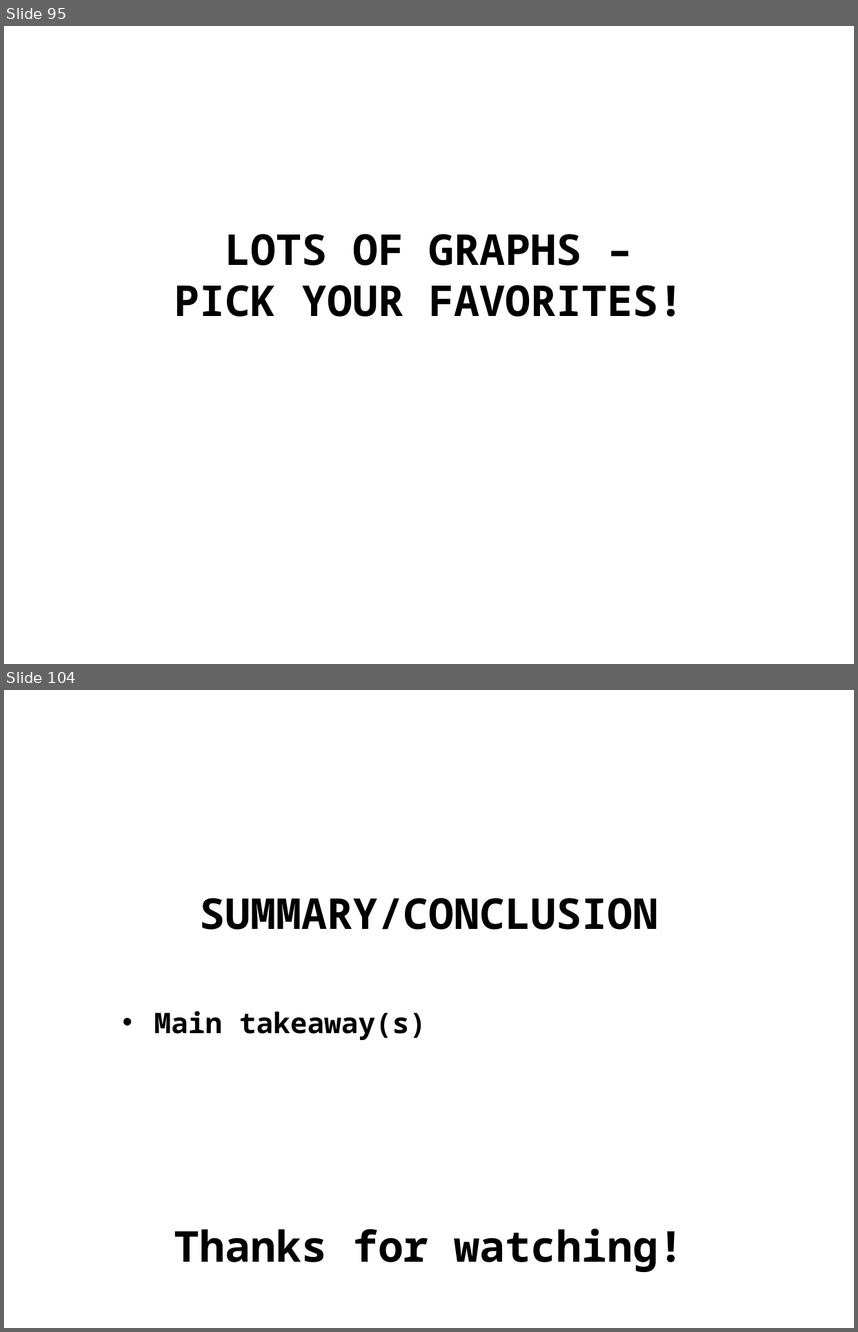
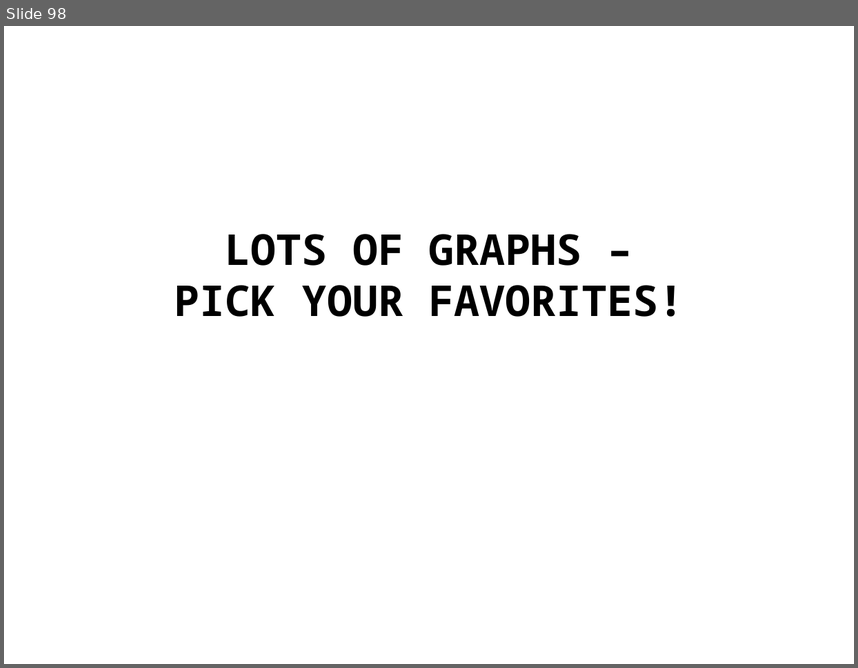
Before and after one commit to amlsf/am207project, a slide deck: video/am207_2.pptx. Shown one above the other, each under a label of ours: slides 95 and 104 before the commit, slide 98 after it; the slides between them are not shown. The pictures are 858x1332 and 858x668 pixels, drawn with LibreOffice and Linux fonts; fonts in the diff are those of the drawing. Boxes give left, top, right and bottom in pixels: in the first picture for what was removed or moved away, otherwise in the second. Text is boxed around its words. In the diff, an @@ line names an element or a change of style, - is before the commit and + after.

```diff
--- a/video/am207_2.pptx
+++ b/video/am207_2.pptx
@@ slide 104 removed at (4,690,854,1328), background #FFFFFF @@
@@ text removed at (199,898,658,929) @@
-SUMMARY/CONCLUSION
@@ text removed at (154,1011,426,1040) @@
-• Main takeaway(s)
@@ text removed at (174,1228,684,1272) @@
-Thanks for watching!
@@ what was slide 95 is now slide 98 @@
```
Also in this commit, not shown: 2 slides changed, 5 slides added, 2 other slides removed, 1 other file.
